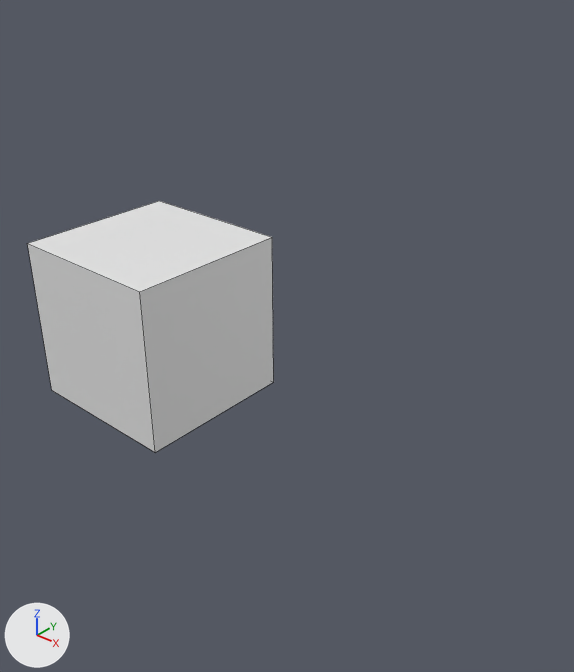
Before and after pictures for a commit that changed the Blender file MPUtest.blend.
Both versions are drawn from a 50 mm camera at (6.9, -5.53, 4.44) aimed at (2.59, -0.57, 0.88). The lights are fixed; the arrows at lower left show +X, +Y and +Z. Mesh edges are drawn as thin lines.

The scene before the commit, as lines of its bpy script (objects in view):
```python
me_cube = bpy.data.meshes.new('Cube')
me_cube.from_pydata(...)  # a box spanning x -1.0..1.0, y -1.0..1.0, z -1.0..1.0
ob_cube = bpy.data.objects.new('Cube', me_cube)
ob_cube.location = (0.0, 0.0, 0.0)
```
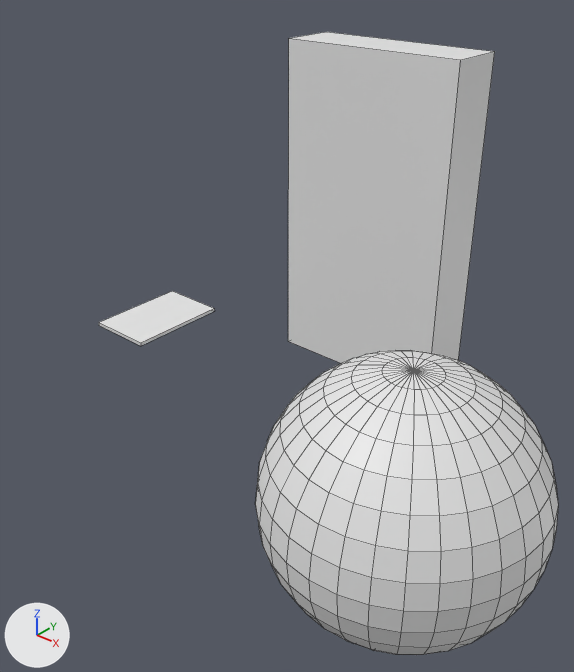
Where the change shows, as pixel boxes [x1, y1, x2, y2] in the pictures (574 x 672 px):
'Sphere', added
    after: [255, 350, 558, 655]
'Cube.001', added
    after: [288, 32, 495, 363]
'Cube', rescaled (53% narrower, 78% shorter)
    before: [27, 201, 274, 452]
    after: [99, 291, 214, 346]

Edits to the bpy script that builds the scene:
```text
Add me_sphere:
    me_sphere.from_pydata(...)  # a UV sphere (32 segments, 16 rings, poles along z) spanning x -1.0..1.0, y -1.0..1.0, z -1.0..1.0
Change ob_cube:
    ob_cube.scale: (1.0, 1.0, 1.0) -> (-0.39, -0.59, -0.02)
Add ob_cube_001:
    ob_cube_001 = bpy.data.objects.new('Cube.001', me_cube.copy())  # the mesh of ob_cube
    ob_cube_001.location = (2.26, 1.3, 1.47)
    ob_cube_001.scale = (1.0, 0.31, 1.77)
Add ob_sphere:
    ob_sphere = bpy.data.objects.new('Sphere', me_sphere)
    ob_sphere.location = (4.72, -1.82, 0.9)
```
